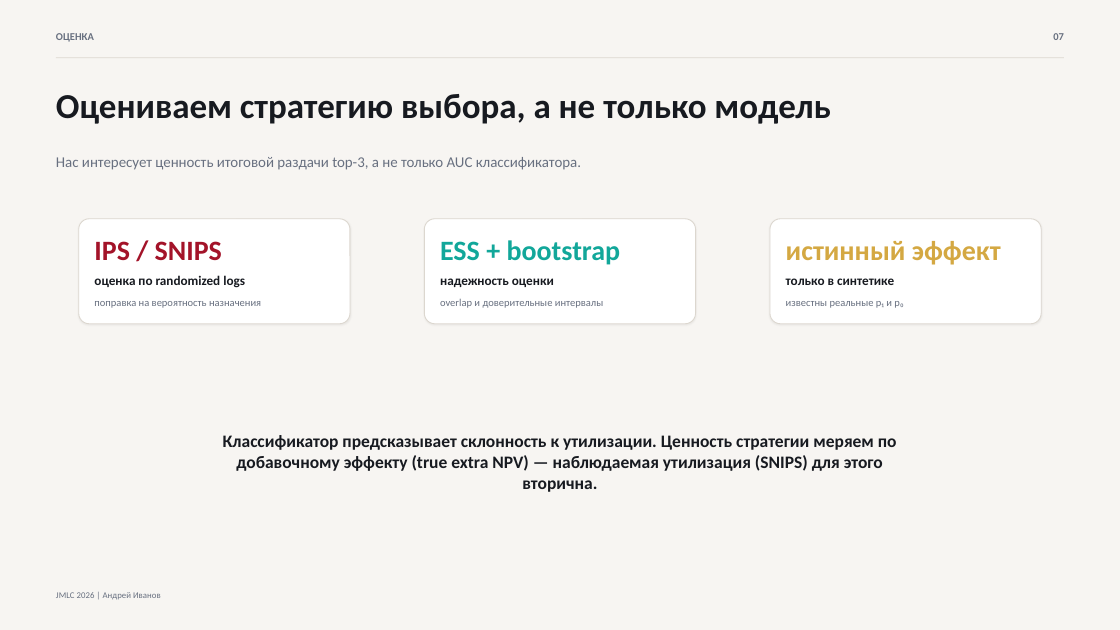
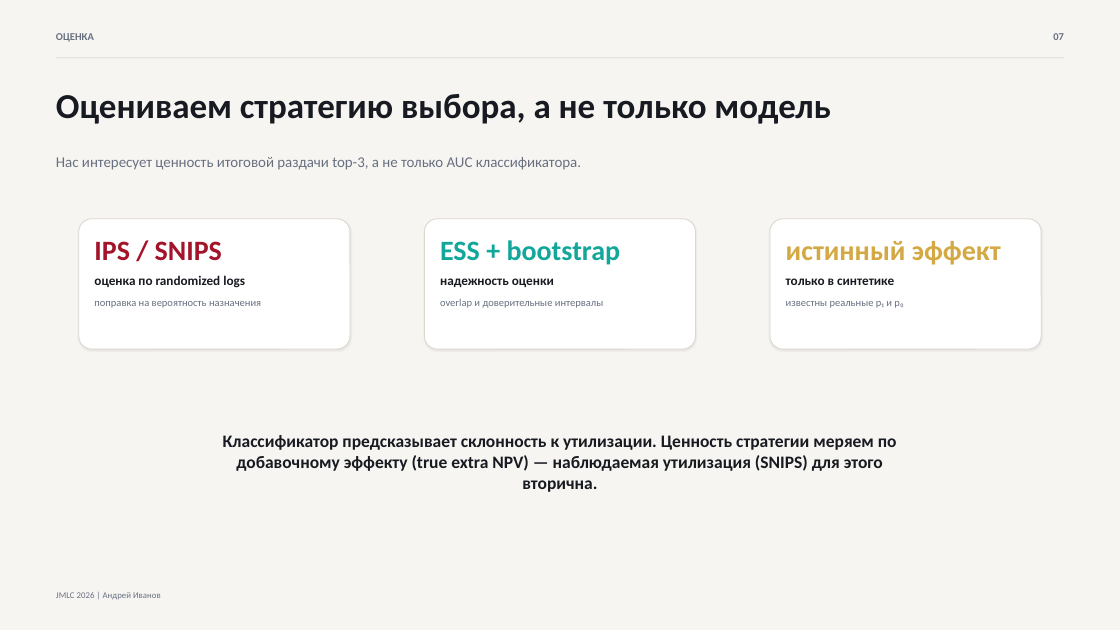
Before and after one commit to anday2004/jmlc-crosssell-ml-prio-synthetic, a slide deck: slide 7 of presentation/crosssell_presentation.pptx. Drawn at 1120x630 pixels with LibreOffice and Linux fonts; fonts in the diff are those of the drawing. Boxes give left, top, right and bottom in pixels: in the first picture for what was removed or moved away, otherwise in the second. Text is boxed around its words. In the diff, an @@ line names an element or a change of style, - is before the commit and + after.

Commit message:
Fixes in presentation

```diff
--- a/presentation/crosssell_presentation.pptx
+++ b/presentation/crosssell_presentation.pptx
@@ rounded rectangle: place and size @@
-rounded rectangle at (79,218,350,323)
+rounded rectangle at (79,218,350,349)
@@ rounded rectangle: place and size @@
-rounded rectangle at (424,218,696,323)
+rounded rectangle at (424,218,696,349)
@@ rounded rectangle: place and size @@
-rounded rectangle at (770,218,1042,323)
+rounded rectangle at (770,218,1042,349)
```
Also in this commit, not shown: 4 other slides changed, 1 other file.
